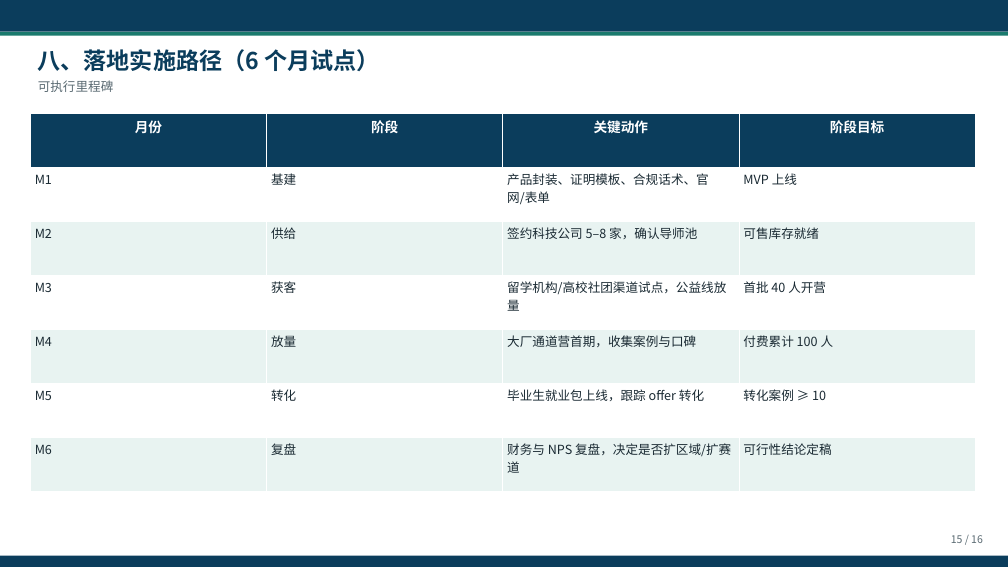
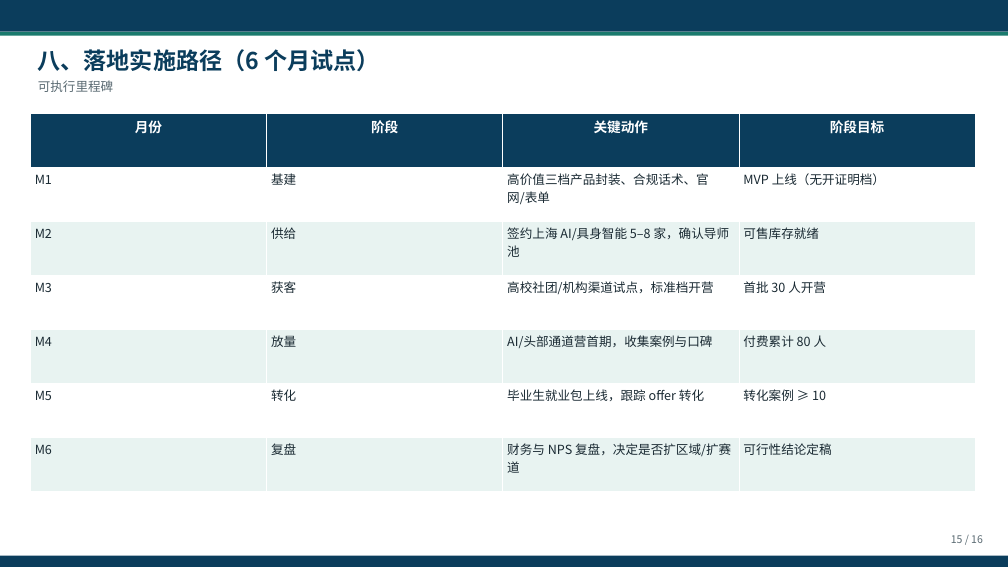
Before and after one commit to hujigang2010-maker/AIDEN, a slide deck: slide 15 of exports/学生实习赋能计划_可行性论证方案.pptx. Drawn at 1008x567 pixels with LibreOffice and Linux fonts; fonts in the diff are those of the drawing. Boxes give left, top, right and bottom in pixels: in the first picture for what was removed or moved away, otherwise in the second. Text is boxed around its words. In the diff, an @@ line names an element or a change of style, - is before the commit and + after.

```diff
--- a/exports/学生实习赋能计划_可行性论证方案.pptx
+++ b/exports/学生实习赋能计划_可行性论证方案.pptx
@@ table at [30, 113, 974, 492] @@
-row 2, column 3: 产品封装、证明模板、合规话术、官网/表单
+row 2, column 3: 高价值三档产品封装、合规话术、官网/表单
-row 2, column 4: MVP 上线
+row 2, column 4: MVP 上线（无开证明档）
-row 3, column 3: 签约科技公司 5–8 家，确认导师池
+row 3, column 3: 签约上海 AI/具身智能 5–8 家，确认导师池
-row 4, column 3: 留学机构/高校社团渠道试点，公益线放量
+row 4, column 3: 高校社团/机构渠道试点，标准档开营
-row 4, column 4: 首批 40 人开营
+row 4, column 4: 首批 30 人开营
-row 5, column 3: 大厂通道营首期，收集案例与口碑
+row 5, column 3: AI/头部通道营首期，收集案例与口碑
-row 5, column 4: 付费累计 100 人
+row 5, column 4: 付费累计 80 人
```
Also in this commit, not shown: 11 other slides changed, 6 other files.
